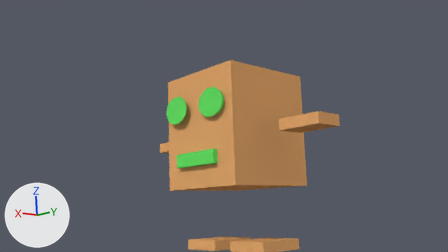
Before and after pictures for a commit that changed the Blender file Assets/Models/Boxy1.blend.
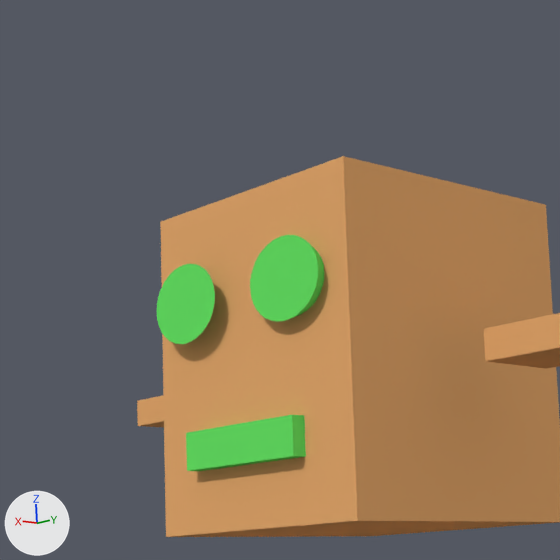
Each version appears first from the file's camera 'Camera', and next in a close-up on the part from 25% to 68% of the width and 3% to 79% of the height. Arrows for +X, +Y and +Z are at lower left; the lights stay in place.
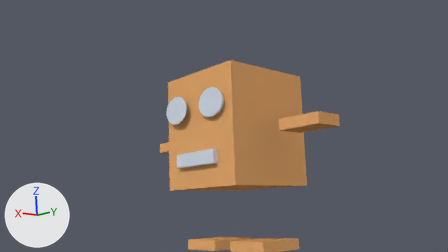
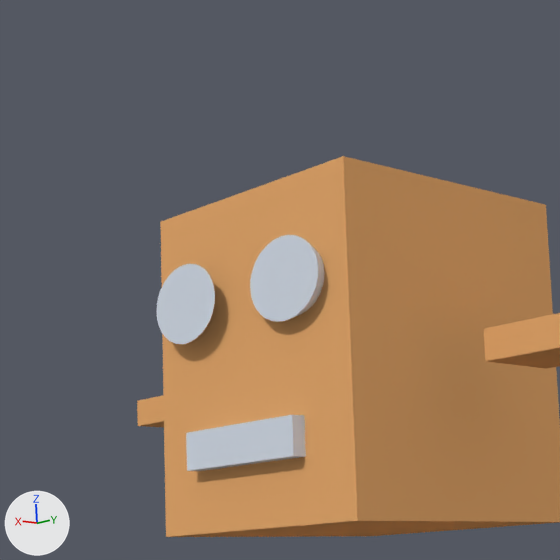
Changed parts and their boxes [x1, y1, x2, y2] in the close-ups (560 x 560 px):
```json
{"object": "Cube.004", "change": "recoloured", "before": [186, 415, 306, 471], "after": [186, 415, 306, 471], "on screen": "green to white"}
{"object": "Cone.001", "change": "recoloured", "before": [250, 235, 324, 322], "after": [250, 235, 324, 322], "on screen": "green to white"}
{"object": "Cone", "change": "recoloured", "before": [157, 264, 215, 344], "after": [157, 264, 215, 344], "on screen": "green to white"}
```

Scene script edits in JSON lines:
```json
{"op": "set", "path": "mat_material_002.base_color", "old": "(0.138, 0.8, 0.133)", "new": "(0.655, 0.714, 0.8)", "note": "green #68e766 -> white #d4dce7"}
```
